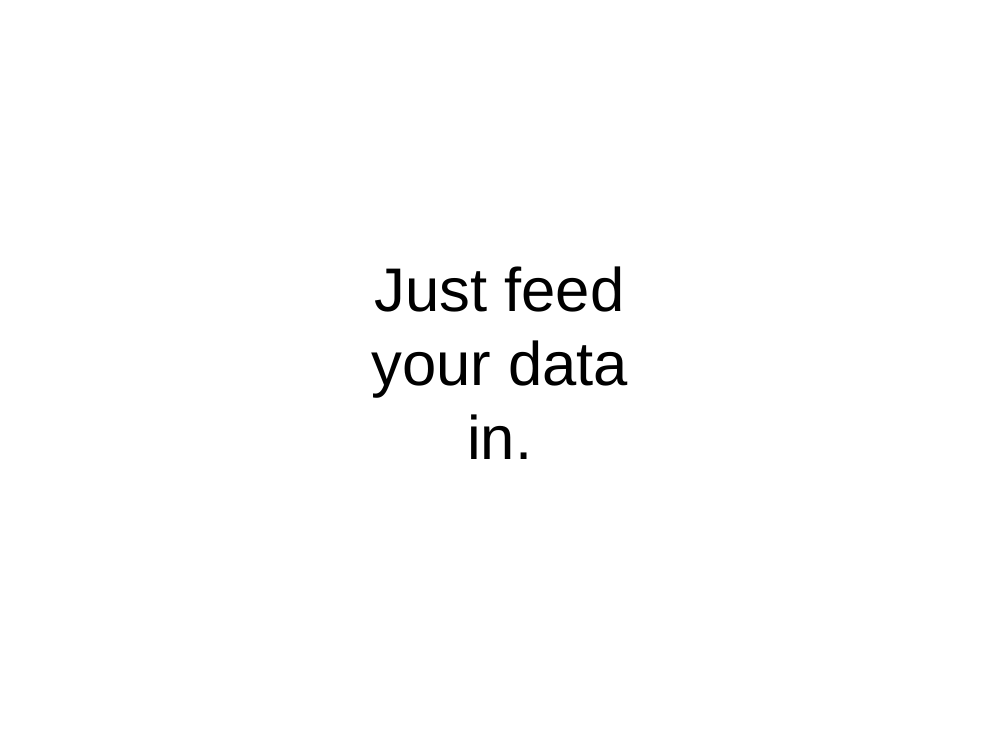
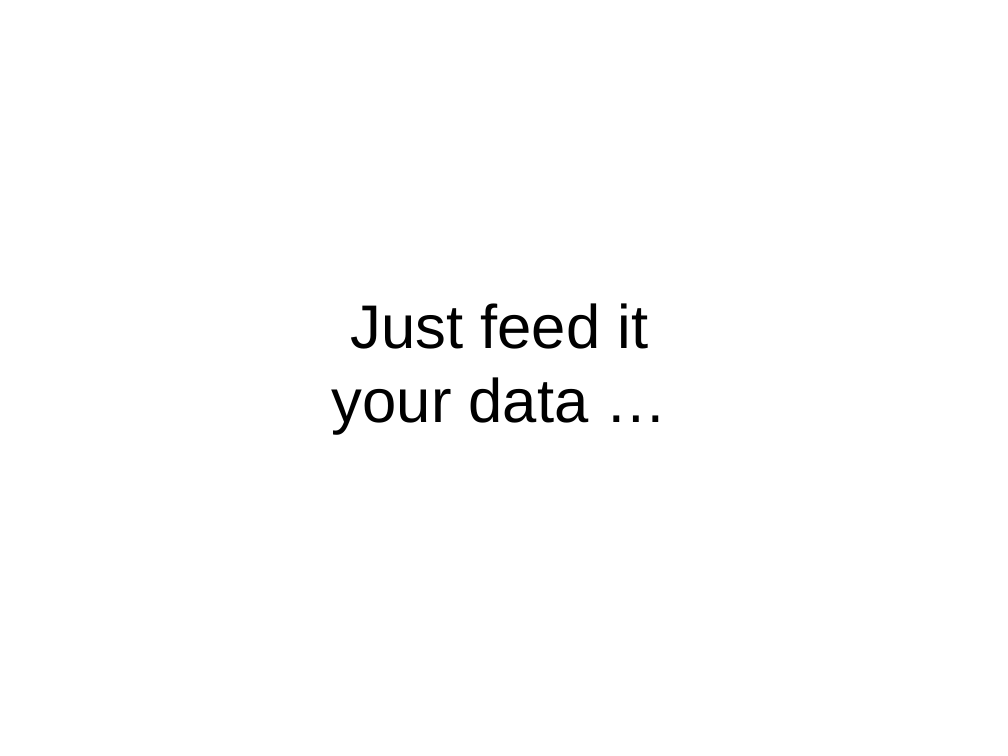
Before and after one commit to Distrotech/rrdtool, a slide deck: slide 50 of talks/rrdtoolfast/monitoring-en.ppt (slide 49 before the commit). Drawn at 1008x756 pixels with LibreOffice and Linux fonts; fonts in the diff are those of the drawing. Boxes give left, top, right and bottom in pixels: in the first picture for what was removed or moved away, otherwise in the second. Text is boxed around its words. In the diff, an @@ line names an element or a change of style, - is before the commit and + after.

```diff
--- a/talks/rrdtoolfast/monitoring-en.ppt
+++ b/talks/rrdtoolfast/monitoring-en.ppt
@@ title at (332, 303, 649, 434): text changed @@
-Just feed
-your data
-in.
+Just feed it
+your data …
```
Also in this commit, not shown: 14 other slides changed, 18 slides added, 6 slides removed, 2 other files.
